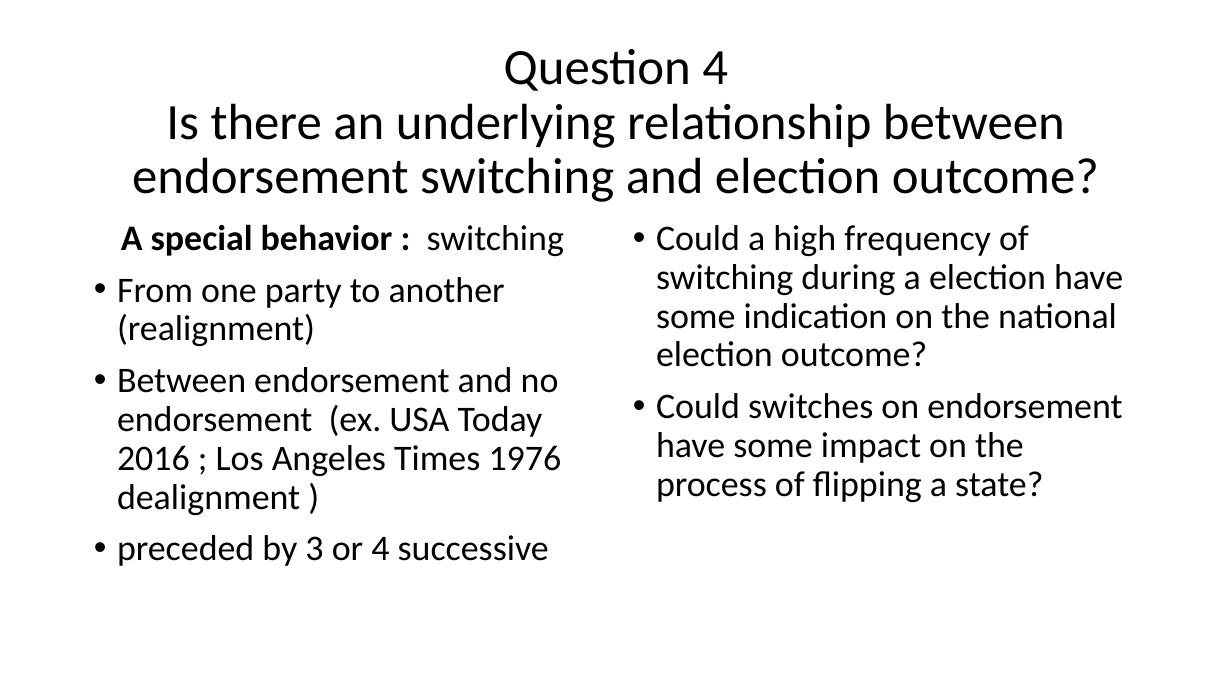
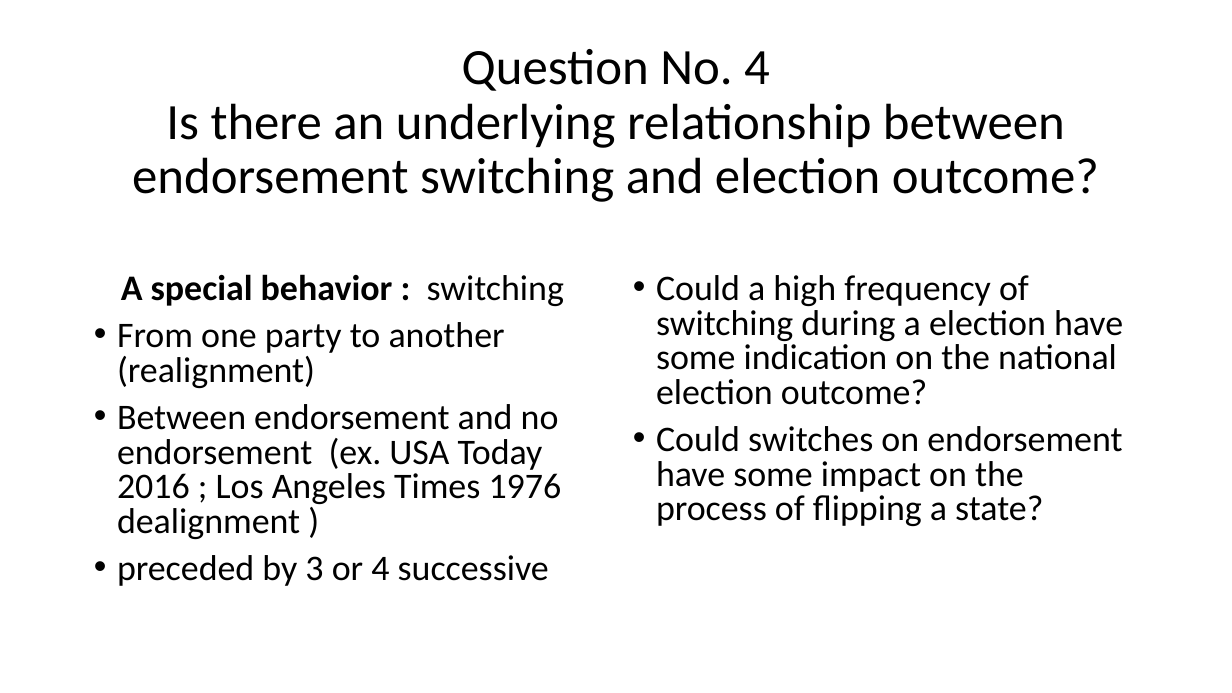
Before and after one commit to zhou8p/Capstone-Project, a slide deck: slide 6 of NewspapersEndorsement.pptx. Drawn at 1232x693 pixels with LibreOffice and Linux fonts; fonts in the diff are those of the drawing. Boxes give left, top, right and bottom in pixels: in the first picture for what was removed or moved away, otherwise in the second. Text is boxed around its words. In the diff, an @@ line names an element or a change of style, - is before the commit and + after.

```diff
--- a/NewspapersEndorsement.pptx
+++ b/NewspapersEndorsement.pptx
@@ title at (132, 49, 1099, 202): text changed @@
-Question 4
-Is there an underlying relationship between endorsement switching and election outcome?
+Question No. 4
+Is there an underlying relationship between endorsement switching and election outcome?
@@ text "A special behavior : switching": place and size @@
-text "A special behavior : switching" at (117, 224, 564, 566)
+text "A special behavior : switching" at (117, 274, 564, 586)
@@ text "A special behavior : switching" at (117, 274, 564, 586): line spacing 0.9 to 0.8 @@
@@ text "Could a high frequency of ..." at (656, 275, 1123, 526): line spacing 0.9 to 0.8 @@
@@ text "Could a high frequency of ...": place and size @@
-text "Could a high frequency of ..." at (656, 225, 1123, 502)
+text "Could a high frequency of ..." at (656, 275, 1123, 526)
```
Also in this commit, not shown: 5 other slides changed.
